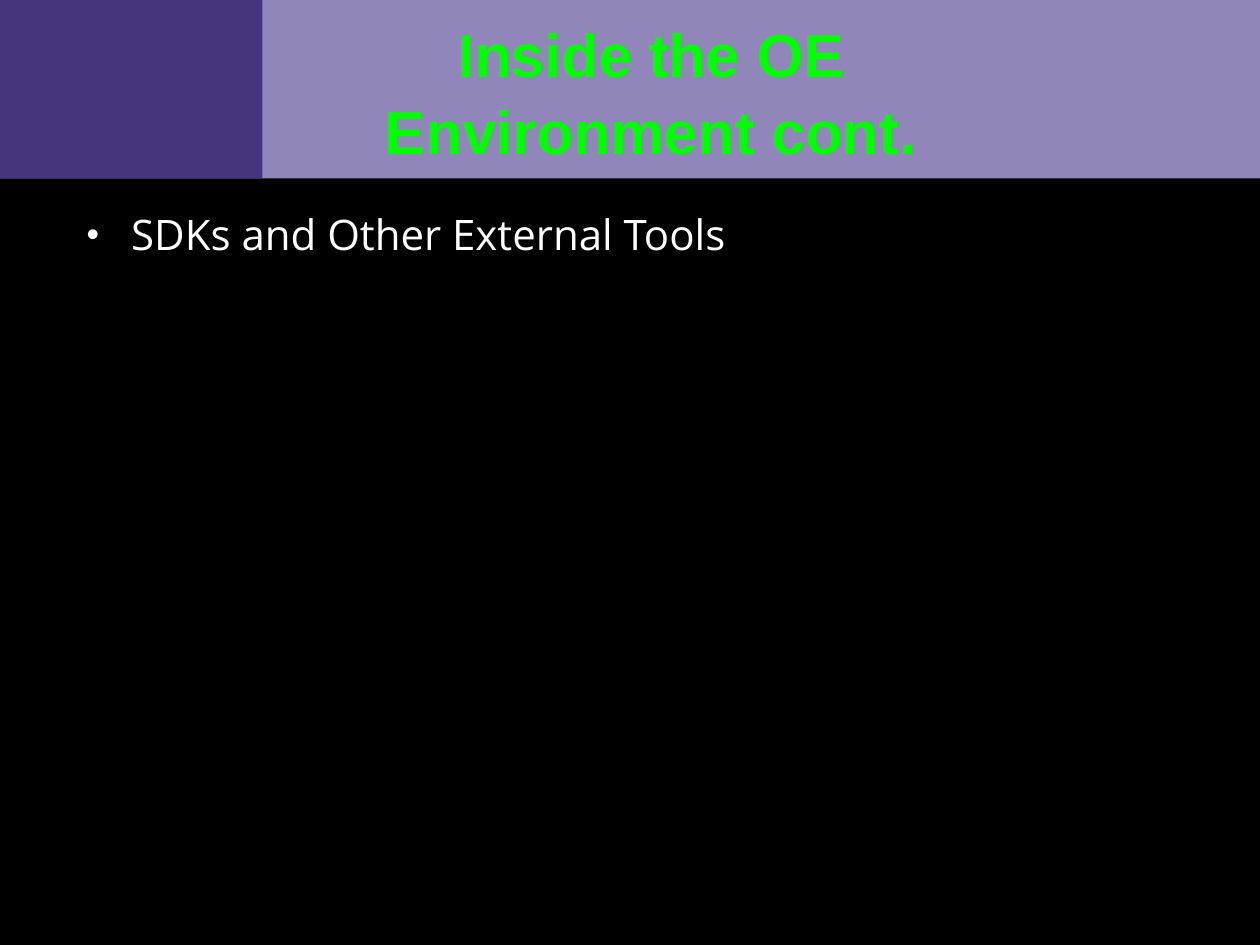
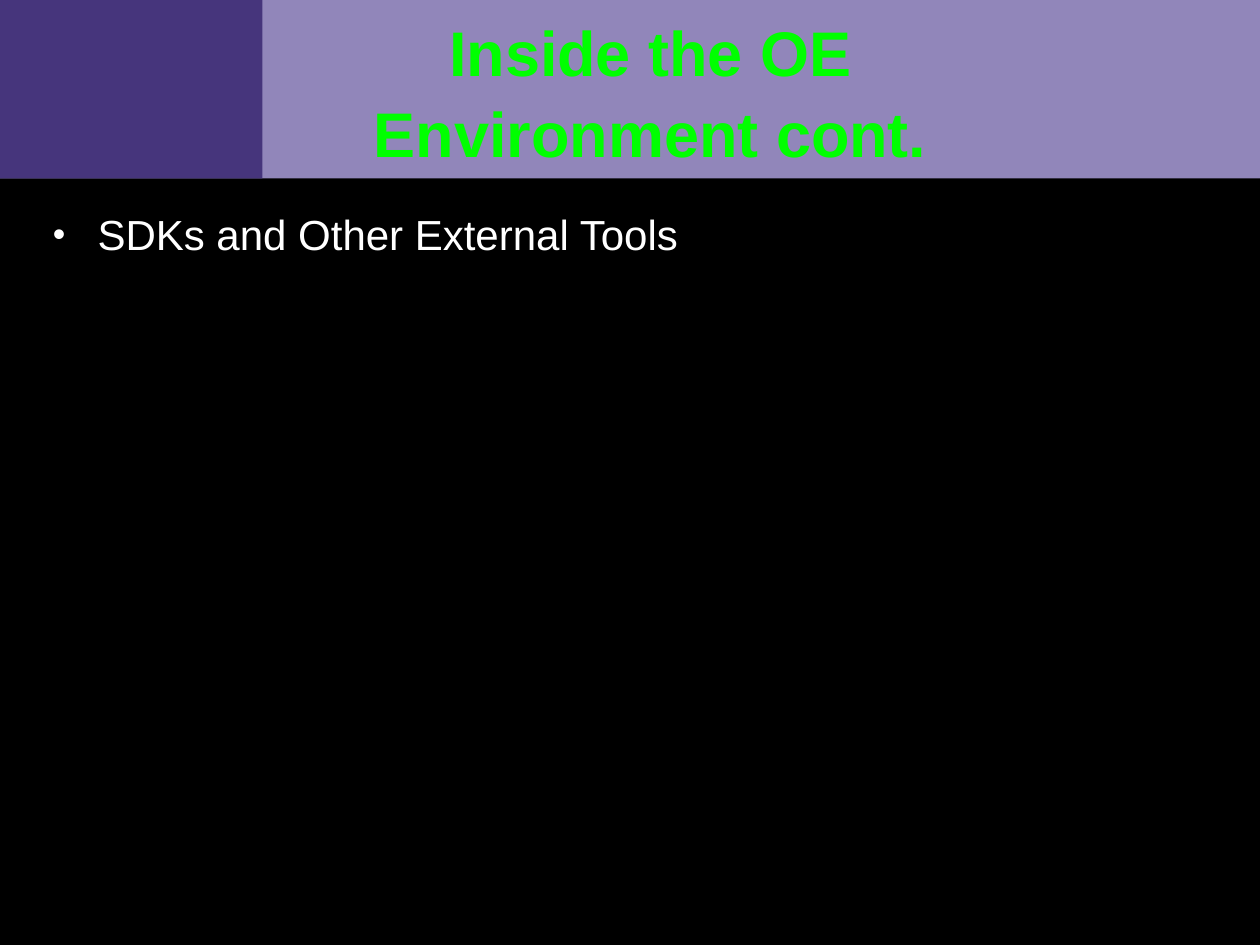
Before and after one commit to VCTLabs/scale13x-presentations, a slide deck: slide 7 of yocto_scale_handout.odp. Drawn at 1260x945 pixels with LibreOffice and Linux fonts; fonts in the diff are those of the drawing; background and template pictures are left out. Boxes give left, top, right and bottom in pixels: in the first picture for what was removed or moved away, otherwise in the second. Text is boxed around its words. In the diff, an @@ line names an element or a change of style, - is before the commit and + after.

```diff
--- a/yocto_scale_handout.odp
+++ b/yocto_scale_handout.odp
@@ title "Inside the OE Environment cont." at (374, 30, 926, 158): size 34.6 to 36 pt @@
@@ text "SDKs and Other External Tools": place and size @@
-text "SDKs and Other External Tools" at (131, 218, 726, 251)
+text "SDKs and Other External Tools" at (98, 219, 678, 251)
@@ text "SDKs and Other External Tools" at (98, 219, 678, 251): font Open Sans to Arial @@
```
Also in this commit, not shown: 10 other slides changed.
